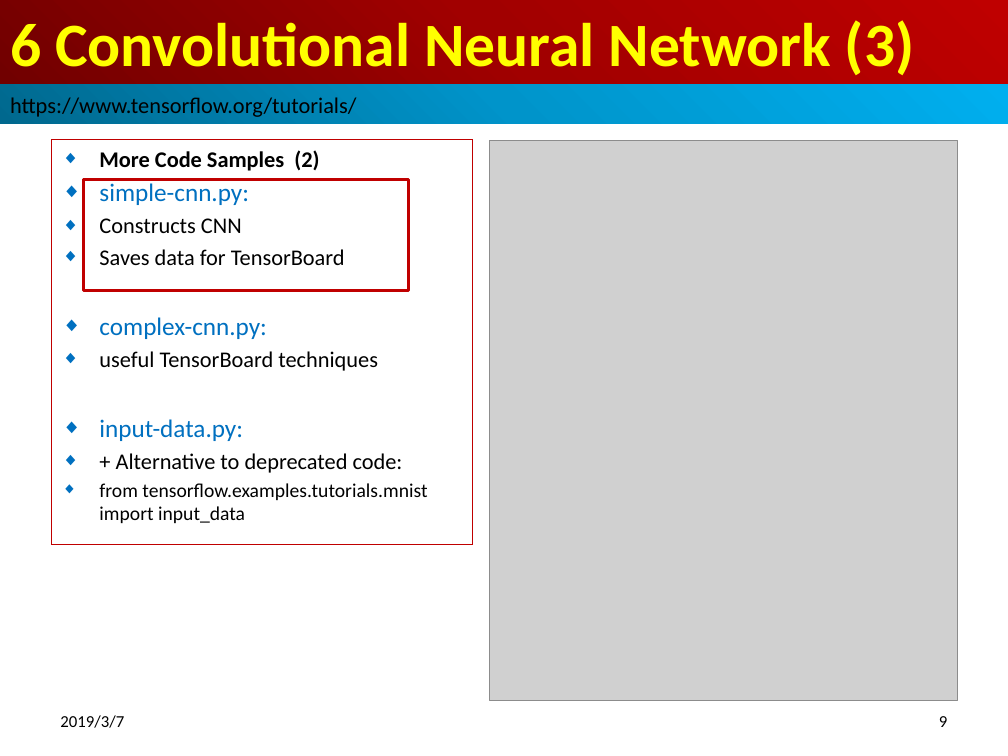
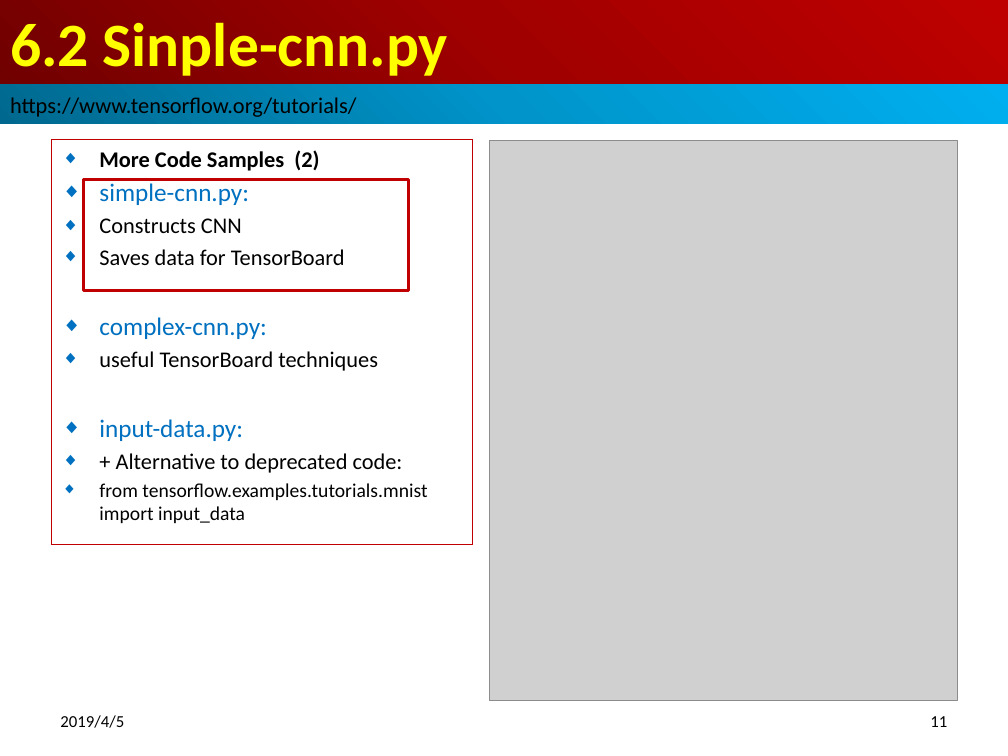
Before and after one commit to peterhchen/100-TensorFlow-DeepLearning-Basic, a slide deck: slide 11 of ch06_CNN/ch0603_TFLearn.pptx (slide 9 before the commit). Drawn at 1008x756 pixels with LibreOffice and Linux fonts; fonts in the diff are those of the drawing; grey boxes stand for pictures. Boxes give left, top, right and bottom in pixels: in the first picture for what was removed or moved away, otherwise in the second. Text is boxed around its words. In the diff, an @@ line names an element or a change of style, - is before the commit and + after.

```diff
--- a/ch06_CNN/ch0603_TFLearn.pptx
+++ b/ch06_CNN/ch0603_TFLearn.pptx
@@ title at <box>10,22,448,76</box>: text changed @@
-6 Convolutional Neural Network (3)
+6.2 Sinple-cnn.py
@@ text at <box>60,715,124,728</box>: text changed @@
-2019/3/7
+2019/4/5
@@ page number at <box>930,716,947,727</box>: text changed @@
-9
+11
```
Also in this commit, not shown: 11 other slides changed, 7 slides added.
